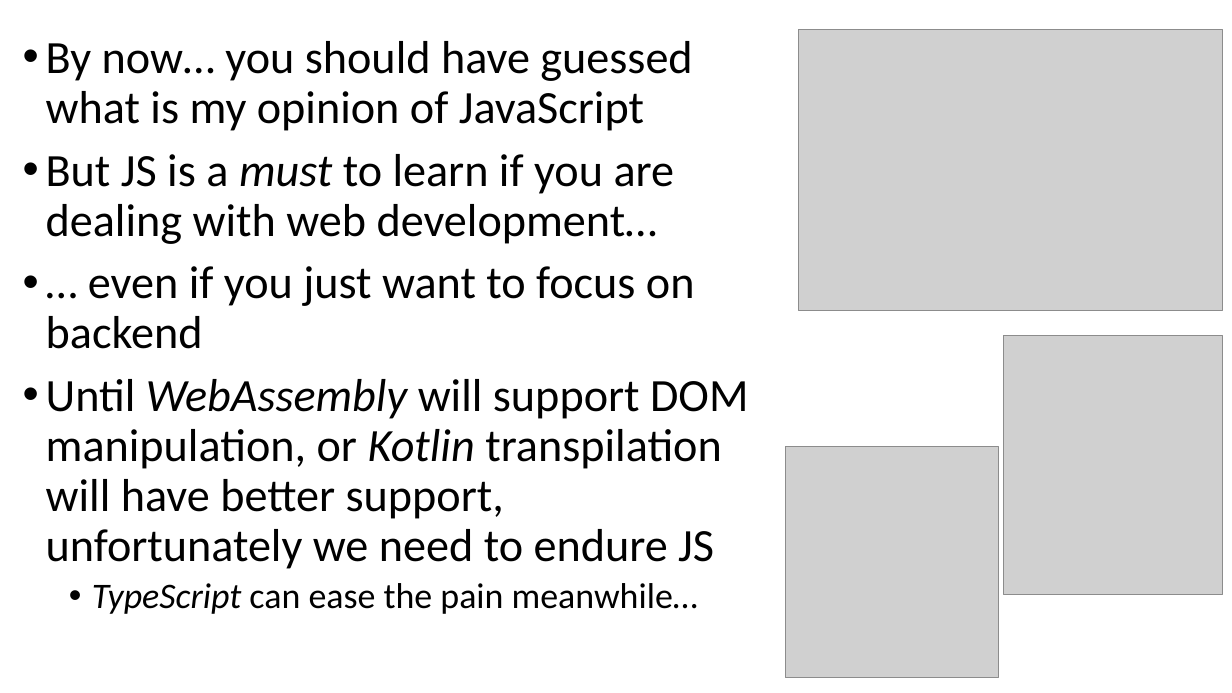
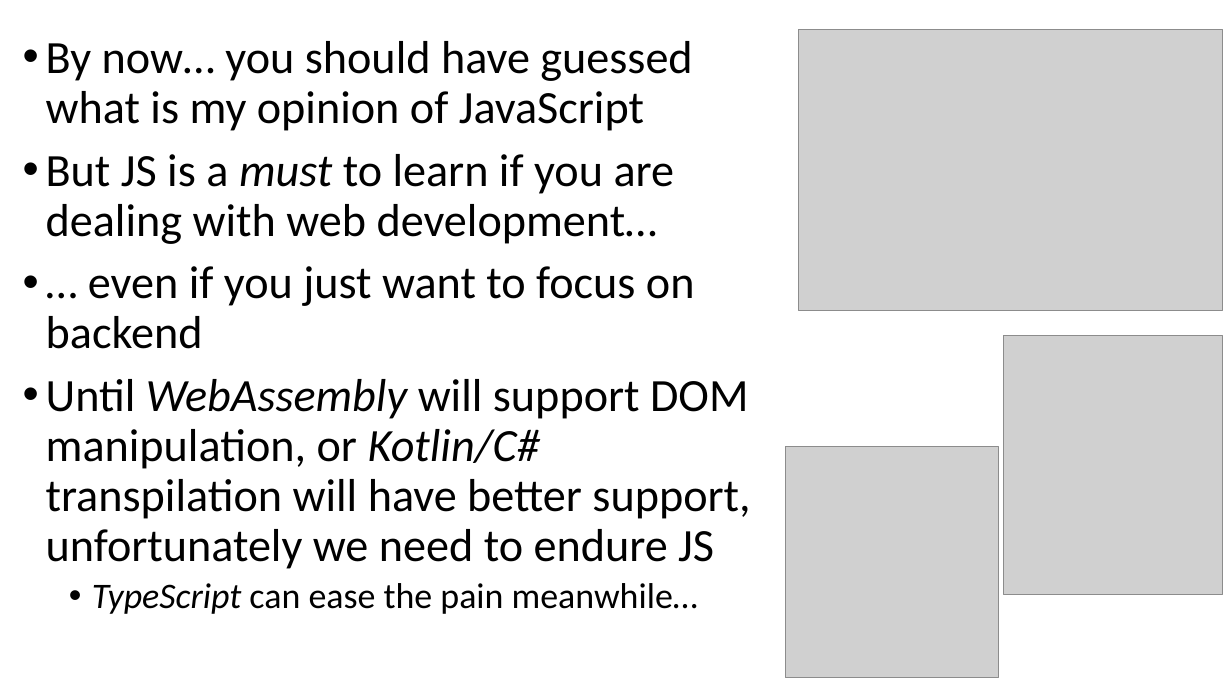
Before and after one commit to arcuri82/web_development_and_api_design, a slide deck: slide 30 of docs/slides/lesson_01.pptx. Drawn at 1232x693 pixels with LibreOffice and Linux fonts; fonts in the diff are those of the drawing; grey boxes stand for pictures. Boxes give left, top, right and bottom in pixels: in the first picture for what was removed or moved away, otherwise in the second. Text is boxed around its words. In the diff, an @@ line names an element or a change of style, - is before the commit and + after.

```diff
--- a/docs/slides/lesson_01.pptx
+++ b/docs/slides/lesson_01.pptx
@@ text at [46,379,750,569]: text changed @@
-• Until WebAssembly will support DOM manipulation, or Kotlin transpilation will have better support, unfortunately we need to endure JS
+• Until WebAssembly will support DOM manipulation, or Kotlin/C# transpilation will have better support, unfortunately we need to endure JS
```
Also in this commit, not shown: 1 other slide changed, 1 other file.
